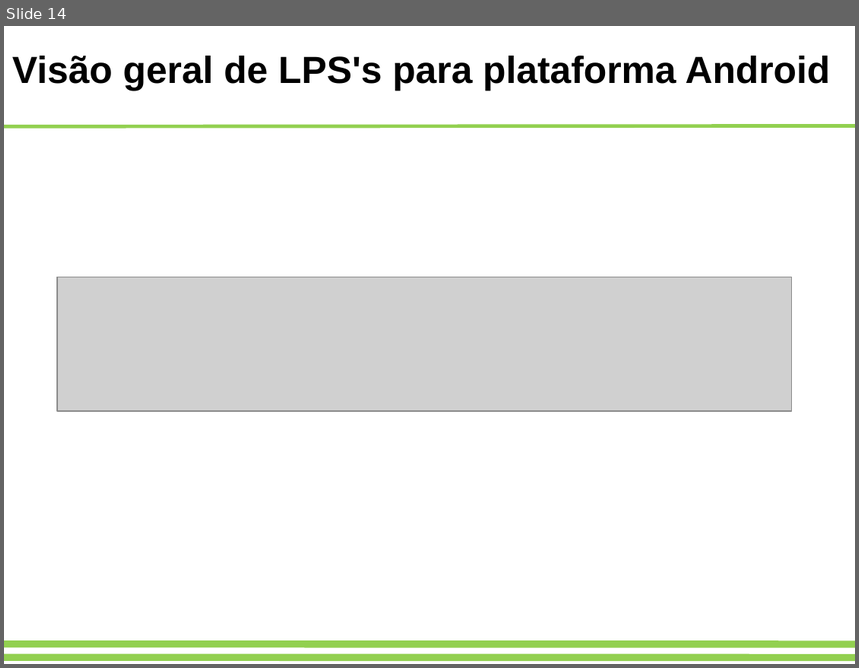
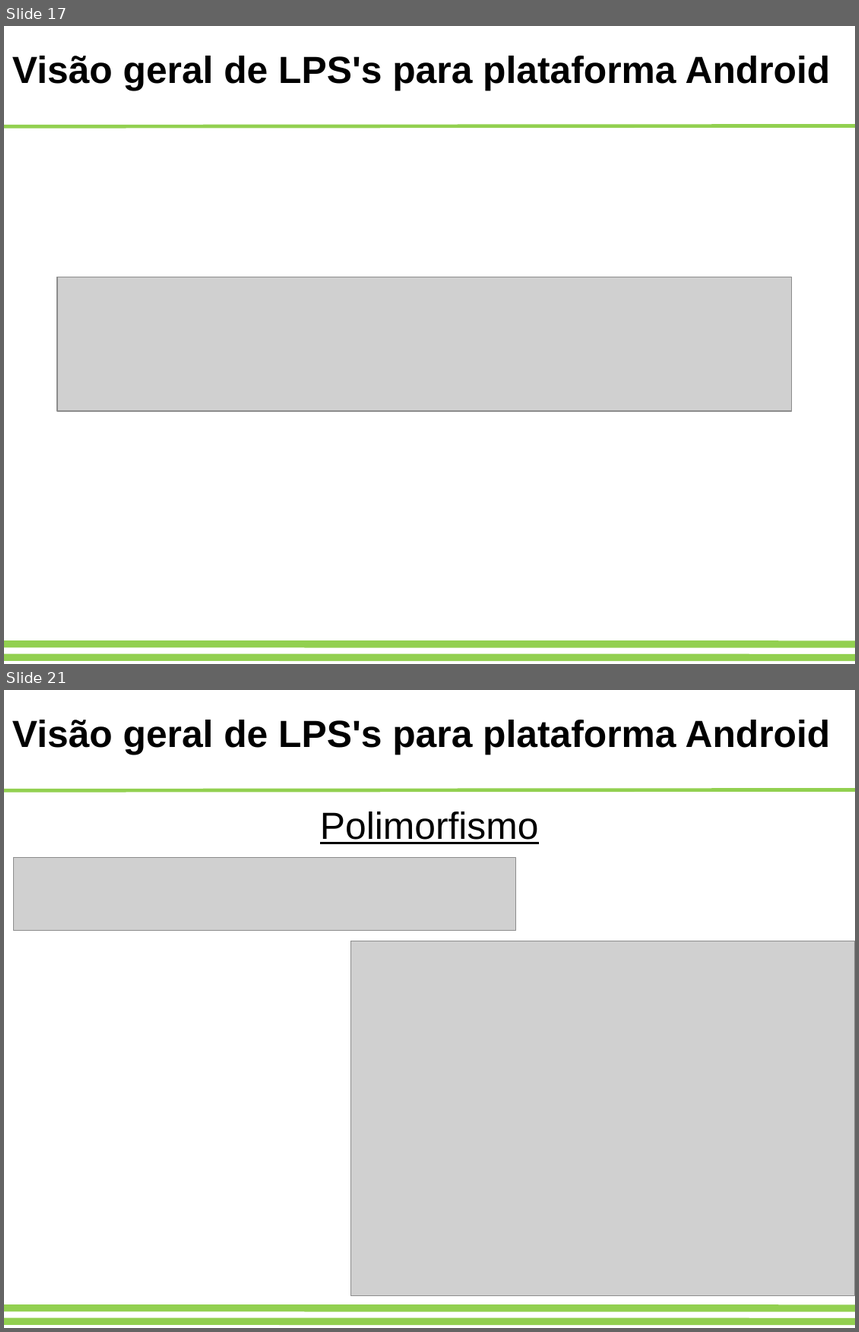
Before and after one commit to adorilson/lps-stuff, a slide deck: trabalhofinal/apresentacao.odp. Shown one above the other, each under a label of ours: slide 14 before the commit, slides 17 and 21 after it; the slides between them are not shown. The pictures are 859x668 and 859x1332 pixels, drawn with LibreOffice and Linux fonts; fonts in the diff are those of the drawing; grey boxes stand for pictures. Boxes give left, top, right and bottom in pixels: in the first picture for what was removed or moved away, otherwise in the second. Text is boxed around its words. In the diff, an @@ line names an element or a change of style, - is before the commit and + after.

```diff
--- a/trabalhofinal/apresentacao.odp
+++ b/trabalhofinal/apresentacao.odp
@@ slide 21 added at [4,690,855,1328], background #FFFFFF; not listed: 3 template elements that a slide beside it also shows @@
@@ text added at [12,720,831,755], 32 pt, text #000000, bold @@
+Visão geral de LPS's para plataforma Android
@@ text added at [320,812,539,844], 32 pt, text #000000, underline @@
+Polimorfismo
@@ picture added at [13,858,516,931] @@
@@ picture added at [351,941,855,1296] @@
@@ what was slide 14 is now slide 17 @@
```
Also in this commit, not shown: 6 slides changed, 20 other slides added, 3 slides removed, 18 other files.
